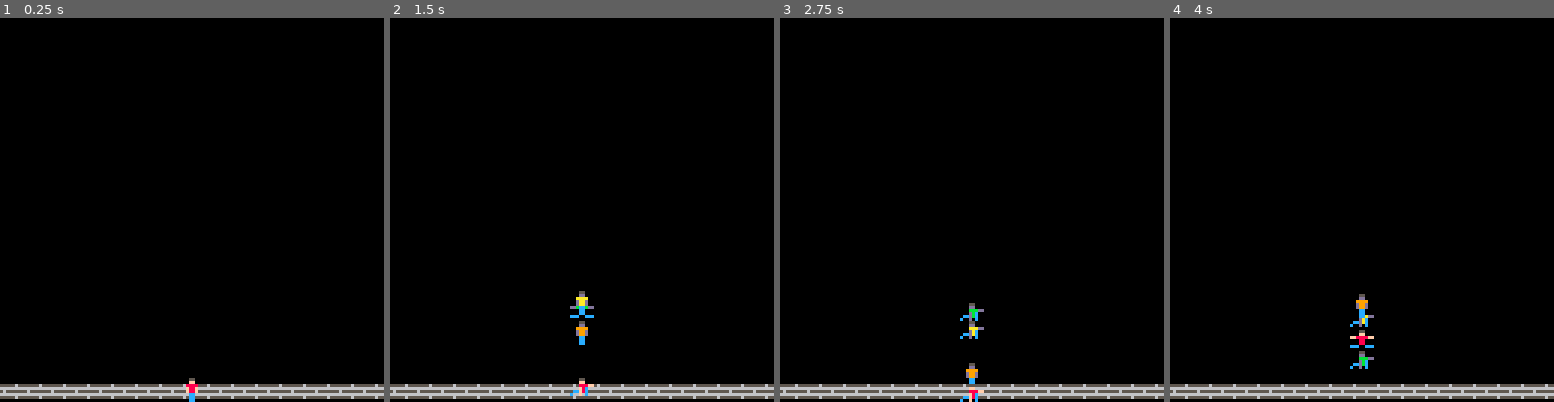
Above: before the commit, frames 1-4 (left to right).
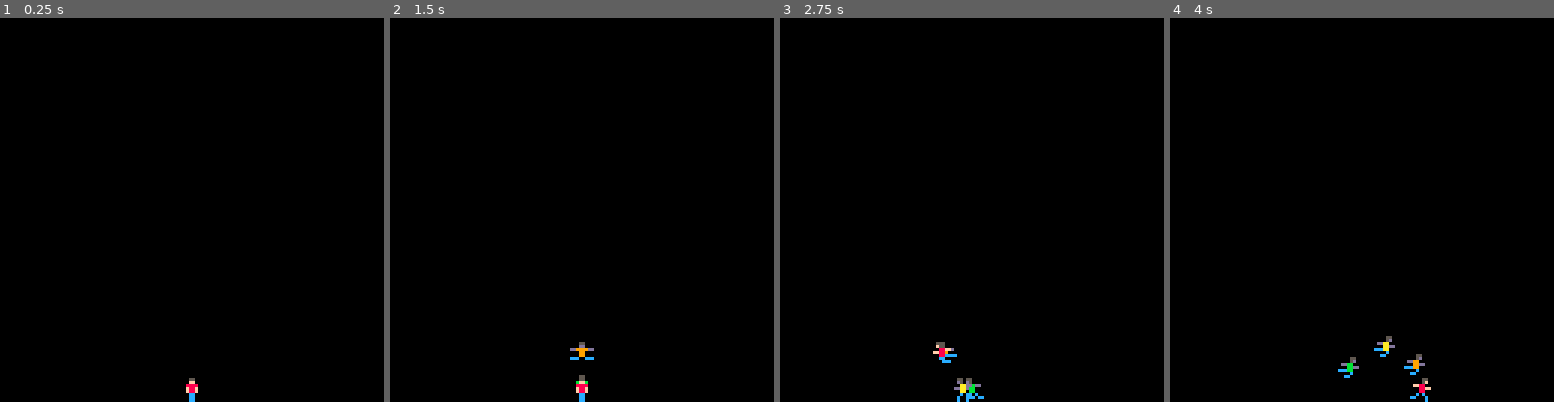
Above: after the commit, the same moments.

Repository: Mister-Oatbread/pico8_parkour_game
Game: PICO-8 cartridge parkour.p8
Two runs of this game, one before a commit and one after it. Both use one fixed random seed, a clock stepped at 60 frames per second and the inputs below.
Inputs:
- Up to frame 1 (0.25 s): no input
- Up to frame 2 (1.5 s): tap O (Z key) at 0.33, 0.7, 1.43 s
- Up to frame 3 (2.75 s): hold Left 1.97-2.37 s; tap O (Z key) at 2.22 s
- Up to frame 4 (4 s): hold Right 2.87-3.53 s; tap O (Z key) at 3.1, 3.98 s

The runs differ from the first frame. In frame 1, 3.8% of the frame differs, in the area x 0-100%, y 95-100%; in frame 2, 4.4%; in frame 3, 4.5%; in frame 4, 4.8%, in the area x 0-100%, y 71-100%.

Commit message:
added face plant and refined some physics stuff

Diff:
--- a/parkour.p8
+++ b/parkour.p8
@@ -15,13 +15,13 @@
 00700700000cc000000cc000000c0c00000cc0000008800000088000000000000000000000000000000000000000000000000000000000000000000000000000
 00000000000cc000000cc00000c000cc000ccc000cc00ccc00ccc000000000000000000000000000000000000000000000000000000000000000000000000000
 00000000000cc000000cc00000c000000000c000c000000000c00c00000000000000000000000000000000000000000000000000000000000000000000000000
-00000000000550000005500000550000000000000000000000000000000000000000000000000000000000000000000000000000000000000000000000000000
-00000000000ff000000f500000f50000000000000558ff0000000000000000000000000000000000000000000000000000000000000000000000000000000000
-00000000ff8888ff0008800000088ff0000000000f588000000000000000000c0000000000000000000000000000000000000000000000000000000000000000
-000000000008800000088f000ff880000000000000888ccc0000000055888cc00000000000000000000000000000000000000000000000000000000000000000
-000000000008800000cc8f0000088ccc00000000ff80ccc0000000005f8ffccc0000000000000000000000000000000000000000000000000000000000000000
-00000000ccc00ccc00c00000000c0000000000000000000000000000000000000000000000000000000000000000000000000000000000000000000000000000
-0000000000000000000000000000cc00000000000000000000000000000000000000000000000000000000000000000000000000000000000000000000000000
+00000000000550000005500000550000005500000000000000000000000000000000000000000000000000000000000000000000000000000000000000000000
+00000000000ff000000f500000f5000000f500000558ff000558ff00000000000000000000000000000000000000000000000000000000000000000000000000
+00000000ff8888ff0008800000088ff000088ff00f5880000f588000000000000000000000000000000000000000000000000000000000000000000000000000
+000000000008800000088f000ff880000ff8800000888ccc00888ccc000000000000000000000000000000000000000000000000000000000000000000000000
+000000000008800000cc8f0000088ccc00088cccff80ccc0ff80ccc0000000000000000000000000000000000000000000000000000000000000000000000000
+00000000ccc00ccc00c00000000c0000000c00000000000000000000000000000000000000000000000000000000000000000000000000000000000000000000
+0000000000000000000000000000cc000000cc000000000000000000000000000000000000000000000000000000000000000000000000000000000000000000
 00000000000000000000000000000000000000000000000000000000000000000000000000000000000000000000000000000000000000000000000000000000
 00000000000000000000000000000000000000000000000000000000000000000000000000000000000000000000000000000000000000000000000000000000
 00000000000000000000000000000000000000000000000000000000000000000000000000000000000000000000000000000000000000000000000000000000
@@ -36,9 +36,9 @@
 00000000000550000000000000000000000000000000000000000000000000000000000000000000000000000000000000000000000000000000000000000000
 00000000000ff0000000000000000000000000000000000000000000000000000000000000000000000000000000000000000000000000000000000000000000
 00000000000888ff0000000000000000000000000000000000000000000000000000000000000000000000000000000000000000000000000000000000000000
-00000000000f8c000000000000000000000000000000000000000000000000000000000000000000000000000000000000000000000000000000000000000000
-000000000ccf8c000000000000000000000000000000000000000000000000000000000000000000000000000000000000000000000000000000000000000000
-00000000c00f0c000000000000000000000000000000000000000000000000000000000000000000000000000000000000000000000000000000000000000000
+00000000000f8c000000000c00000000000000000000000000000000000000000000000000000000000000000000000000000000000000000000000000000000
+000000000ccf8c0055888cc000000000000000000000000000000000000000000000000000000000000000000000000000000000000000000000000000000000
+00000000c00f0c005f8ffccc00000000000000000000000000000000000000000000000000000000000000000000000000000000000000000000000000000000
 00000000005555500055555000000000000000000000000000000000000000000000000000000000000000000000000000000000000000000000000000000000
 00000000006666600066666066666660000000000000000000000000000000000000000000000000000000000000000000000000000000000000000000000000
 55555655555556500055565055555650000000000000000000000000000000000000000000000000000000000000000000000000000000000000000000000000
--- a/src/main.lua
+++ b/src/main.lua
@@ -18,7 +18,7 @@
 
 function _draw()
     cls()
-    map()
+    -- map()
     shadow_3.draw()
     shadow_2.draw()
     shadow_1.draw()
--- a/src/player.lua
+++ b/src/player.lua
@@ -21,7 +21,11 @@
     local facing_left = false
     local facing_right = false
     local hero_landing = false
+    local face_plant = false
     local hero_landing_frames = 30
+
+    local can_jump = true
+    local on_ground
 
     local is_shadow = type == "shadow"
     local action_queue = new_action_queue(16, sprite_info)
@@ -54,23 +58,28 @@
     -- take inputs and change player state based to reflect inputs
     local function process_inputs()
         -- accelerate to the left or the right
-        if buttons.left then
-            acc.x = -100
-        elseif buttons.right then
-            acc.x = 100
+        if not face_plant then
+            if buttons.left then
+                acc.x = -80
+            elseif buttons.right then
+                acc.x = 100
+            else
+                acc.x = -8*vel.x
+            end
         else
-            vel.x = 0
-            acc.x = 0
-        end
+            acc.x = -3*vel.x
+        end
+
+        on_ground = pos.y==120
 
         -- initial jump, followed by "gliding upward", depending if jump button
         -- is still pressed
         acc.y = gravity
-        if buttons.jump then
-            if vel.y == 0 and acc.y == gravity then
-                acc.y = -30*gravity
+        if buttons.jump and can_jump then
+            if on_ground then
+                acc.y = -10*gravity
             else
-                acc.y = .5*gravity
+                acc.y = .3*gravity
             end
         end
     end
@@ -87,28 +96,40 @@
         vel.x = mid(-max_speed, vel.x, max_speed)
         pos.y = min(120, pos.y)
 
+        if abs(vel.x) < 1 then vel.x=0 end
+
         -- touchdown
-        if pos.y == 120 and acc.y >= 0 then
+        if pos.y >= 120 and acc.y >= 0 then
 
             -- player was to fast, do hero landing
-            if vel.y > 30 then
-                vel.x = 0
-                hero_landing = true
+            if vel.y > 100 then
                 hero_landing_frames = 0
-            end
-
+                if abs(vel.x) > (max_speed - 1) then
+                    face_plant = true
+                else
+                    hero_landing = true
+                    vel.x = 0
+                end
+            end
+
+            pos.y = 120
             vel.y = 0
+            acc.y = 0
         end
 
         if hero_landing_frames < 60 then
+            if hero_landing then vel.x=0 end
             hero_landing_frames += 1
-            vel.x = 0
+            can_jump = false
         else
             hero_landing = false
+            face_plant = false
+            can_jump = true
         end
     end
 
     local function check_collision()
+
     end
 
     -- shadow only
@@ -138,10 +159,11 @@
             if frame>10 and not buttons.jump then sprite += 1 end
         end
 
-        if buttons.jump then sprite += 16 end
+        if not on_ground then sprite += 16 end
 
         -- check for hero landing last
         if hero_landing then sprite = 49 end
+        if face_plant then sprite = 50 end
         sprite_info = {
             sprite=sprite,
             x=round(pos.x),
Not shown, changed: the music (__music__) section of parkour.p8
Not shown, changed: the sound effects (__sfx__) section of parkour.p8
